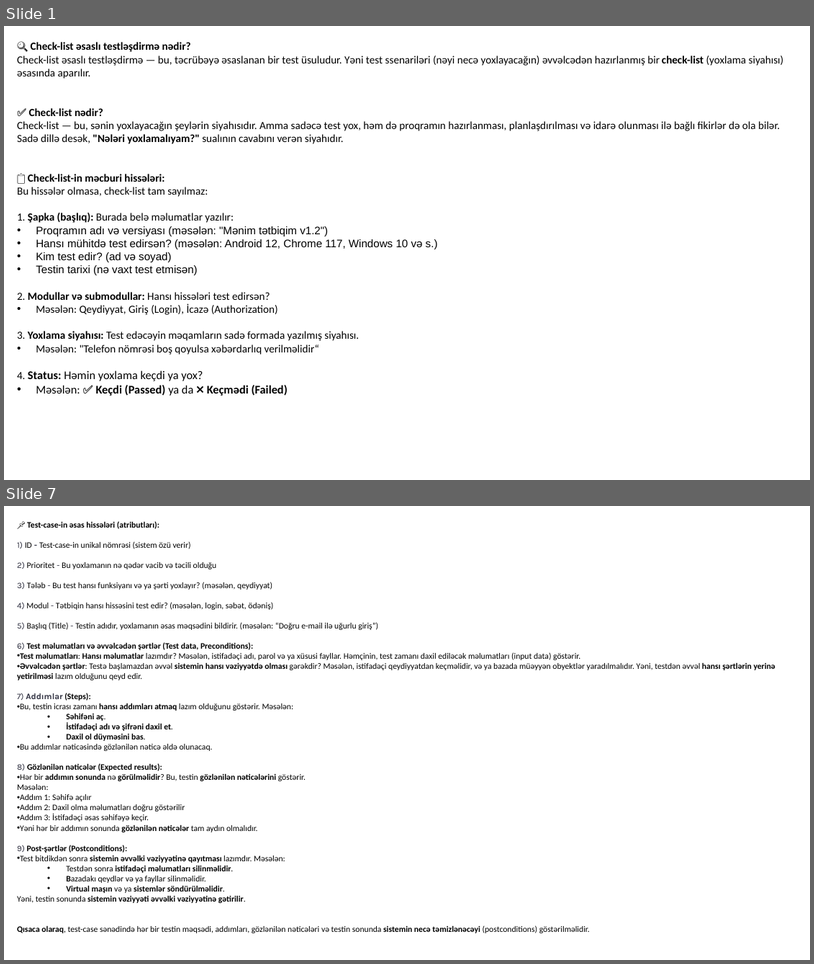
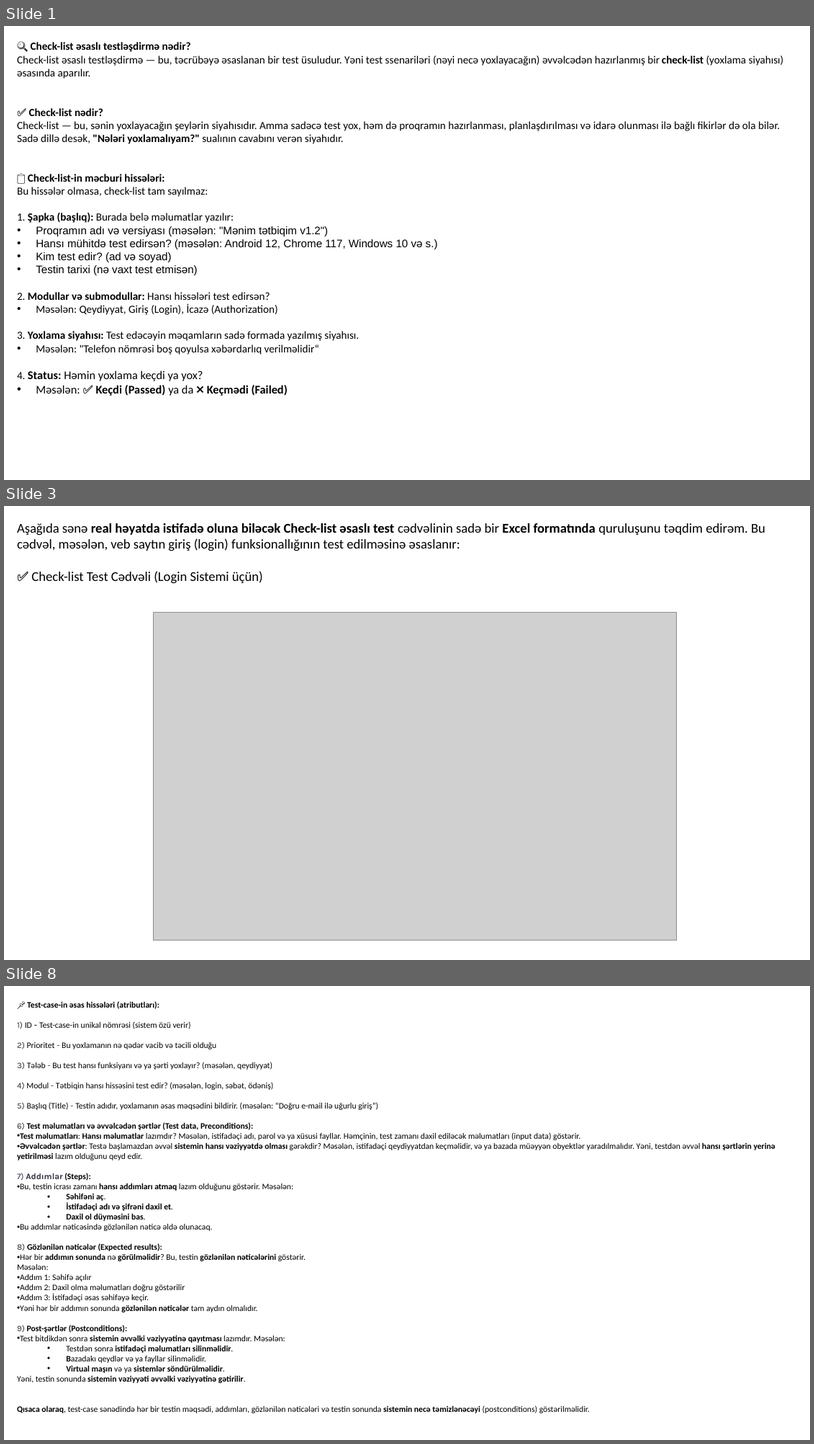
Before and after one commit to codeurient/QA, a slide deck: .lessons (az)/37 Test plan, test strategy/2 - 1 Testing Documentation.pptx. Shown one above the other, each under a label of ours: slides 1 and 7 before the commit, slides 1, 3 and 8 after it; the slides between them are not shown. The pictures are 814x964 and 814x1444 pixels, drawn with LibreOffice and Linux fonts; fonts in the diff are those of the drawing; grey boxes stand for pictures. Boxes give left, top, right and bottom in pixels: in the first picture for what was removed or moved away, otherwise in the second. Text is boxed around its words. In the diff, an @@ line names an element or a change of style, - is before the commit and + after.

```diff
--- a/.lessons (az)/37 Test plan, test strategy/2 - 1 Testing Documentation.pptx
+++ b/.lessons (az)/37 Test plan, test strategy/2 - 1 Testing Documentation.pptx
@@ slide 3 added at [4,506,810,960], background #FFFFFF @@
@@ text added at [17,523,766,584], 16 pt, text #000000 @@
+Aşağıda sənə real həyatda istifadə oluna biləcək Check-list əsaslı test cədvəlinin sadə bir Excel formatında quruluşunu təqdim edirəm. Bu cədvəl, məsələn, veb saytın giriş (login) funksionallığının test edilməsinə əsaslanır:
+✅ Check-list Test Cədvəli (Login Sistemi üçün)
@@ picture added at [154,613,677,940] @@
@@ what was slide 7 is now slide 8 @@
```
Also in this commit, not shown: 8 slides changed, 1 other slide added, 22 slides removed, 18 other files.
